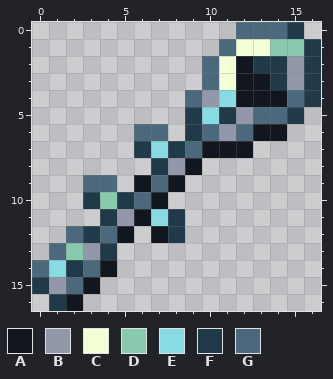
One commit to this pixel-art sprite: Resources/Textures/Items/Weapons/Summon/MercuriumZipper.png. Above is the file before it was changed.
The file is 34x34 pixels, drawn in blocks of 2x2; one block is one cell here.
Palette (. is transparent): A #12161e  B #9297a9  C #f2ffd6  D #89c9ad  E #88dbe3  F #203a4a  G #4b687c
Pixels before, first column x 0:
 0 ............GGGF.
 1 ...........GCCDDF
 2 ..........GCAFFBF
 3 ..........GCAAFBF
 4 .........GBEAAAGF
 5 .........FEFBGGF.
 6 ......GG.FGBGAA..
 7 ......FEFGAAA....
 8 .......FBA.......
 9 ...GG.AGA........
10 ...FDFGA.........
11 ....FBAEF........
12 ..GFGA.AF........
13 .GDBF............
14 GEFGA............
15 FBGA.............
16 .FA..............
The result:
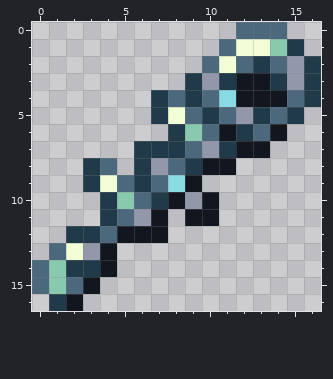
Change:
Changed rows in their new state; - is an unchanged pixel.
first column x 0:
 0 ---------------.-
 1 ---------------F.
 2 ------------G-G--
 3 ---------FBF-----
 4 -------FGFG------
 5 -------FCGFG-F---
 6 ------..FD-AFG---
 7 -------F--BF-A---
 8 ---FG-FBGFAA-----
 9 ---FCGF-EA-------
10 ---.FD-FABA------
11 -----GBA.AA------
12 --F---A-.--------
13 --C-A------------
14 -D-F-------------
15 GD---------------
Changed places in both pictures, as pixel boxes (x1, y1, x2, y2):
changed: (32, 22, 321, 294)
